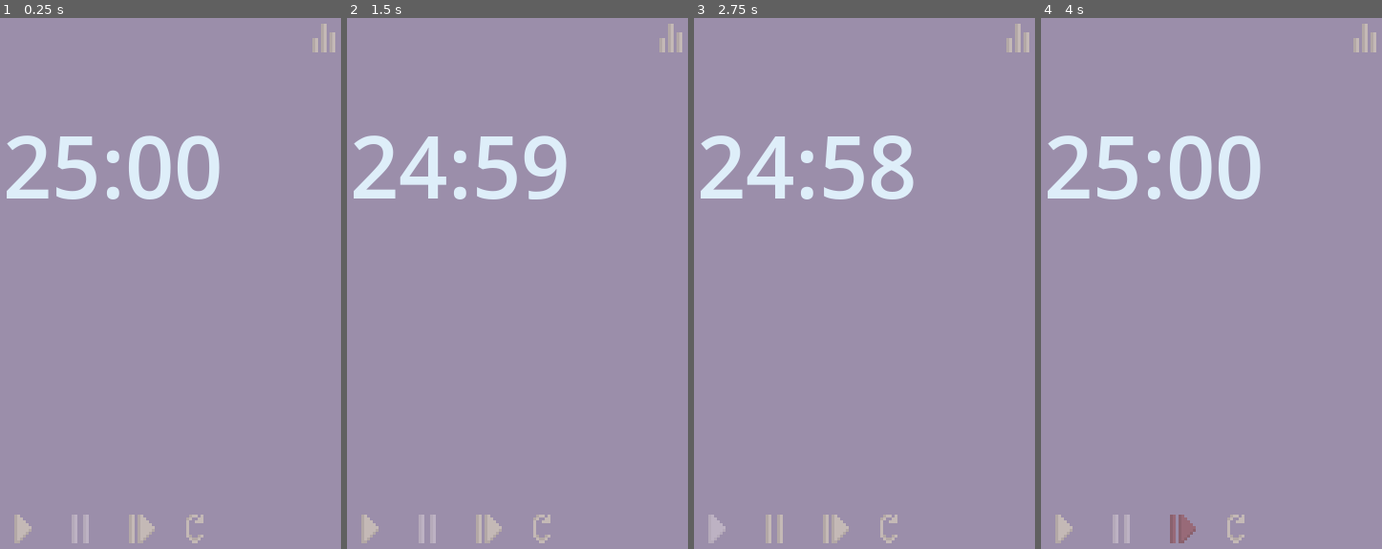
Above: before the commit, frames 1-4 (left to right).
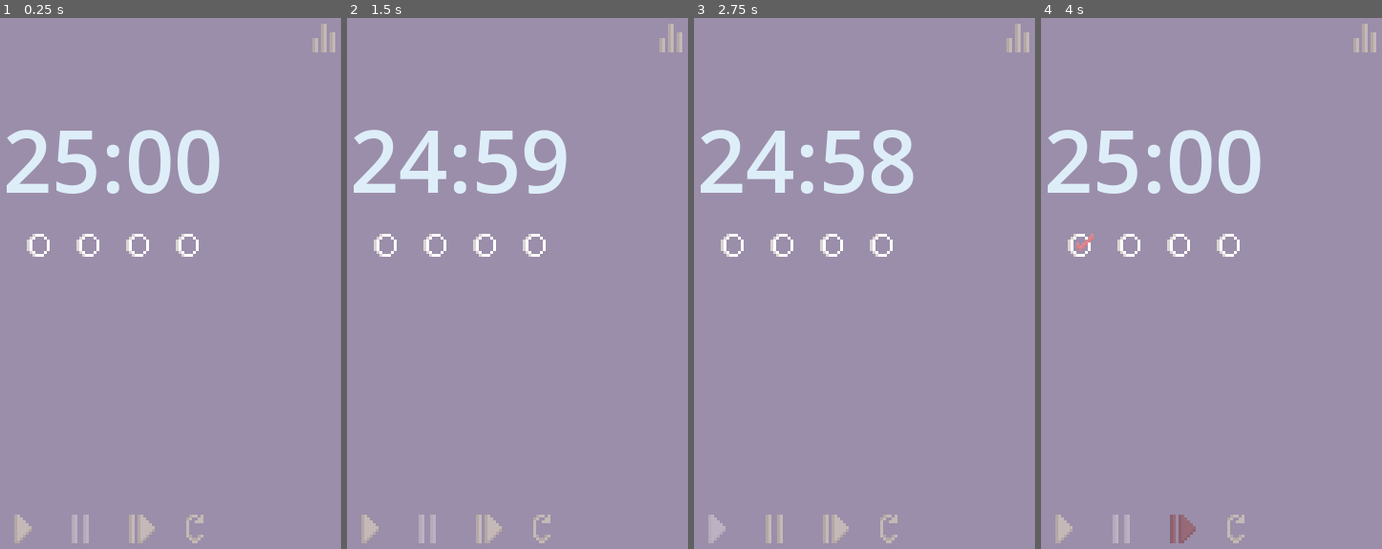
Above: after the commit, the same moments.

Repository: Owlreaper3327/Gatodoro
Game: Godot game, scene res://Escenas/pantalla_principal.tscn
The game is run twice, just before and just after one commit, with the same random seed, the same clock (stepped at 60 frames per second) and the same inputs. The project has no main scene, so this scene is started directly.
Inputs (mouse positions are in pixels of both pictures, inside the frame that each line leads up to):
- Up to frame 1 (0.25 s): no input
- Up to frame 2 (1.5 s): click (370, 527) at 0.5 s; click (428, 527) at 1.25 s
- Up to frame 3 (2.75 s): click (717, 527) at 2 s
- Up to frame 4 (4 s): click (1177, 527) at 2.75 s; click (1177, 527) at 3.5 s

The runs differ from the first frame. In frame 1, 2.8% of the frame differs, in the area x 1-65%, y 21-45%; in frame 2, 3.0%; in frame 3, 3.1%; in frame 4, 2.9%.

Commit message:
El pomodoro ya cumple los objetivos diarios al terminar cada sesión de concentración y los marca de forma visual. Se empezó a implementar la interfaz del mapa de calor

Diff:
--- /dev/null
+++ b/Escenas/mapa_calor.tscn
@@ -0,0 +1,9 @@
+[gd_scene format=3 uid="uid://rd8ueruk30ql"]
+
+[node name="MapaCalor" type="Control" unique_id=1049973690]
+layout_mode = 3
+anchors_preset = 15
+anchor_right = 1.0
+anchor_bottom = 1.0
+grow_horizontal = 2
+grow_vertical = 2
--- /dev/null
+++ b/Escenas/marcador_objetivo.tscn
@@ -0,0 +1,10 @@
+[gd_scene format=3 uid="uid://n7h4isjw1ydk"]
+
+[ext_resource type="Texture2D" uid="uid://ryu811ctnsts" path="res://Recursos/Gráficos/16x16 Objetivo diario1.png" id="1_h7t5l"]
+[ext_resource type="Script" uid="uid://dyfq3p1c1ok43" path="res://Recursos/Scripts/marcador_objetivo.gd" id="2_ujeky"]
+
+[node name="marcador_objetivo" type="TextureRect" unique_id=764939988]
+offset_right = 40.0
+offset_bottom = 40.0
+texture = ExtResource("1_h7t5l")
+script = ExtResource("2_ujeky")
--- a/Escenas/pantalla_principal.tscn
+++ b/Escenas/pantalla_principal.tscn
@@ -12,6 +12,8 @@
 [sub_resource type="LabelSettings" id="LabelSettings_fudbt"]
 font_size = 90
 font_color = Color(0.8686781, 0.9316542, 0.9771499, 1)
+
+[sub_resource type="AudioStream" id="AudioStream_085qs"]
 
 [node name="Gatodoro" type="Control" unique_id=1520810338]
 layout_mode = 3
@@ -137,6 +139,7 @@
 [node name="animador" type="AnimationPlayer" parent="." unique_id=873157525]
 
 [node name="sonido" type="AudioStreamPlayer2D" parent="." unique_id=1314365239]
+stream = SubResource("AudioStream_085qs")
 
 [connection signal="pressed" from="panel/layout_botones/boton_play" to="." method="_on_boton_play_pressed"]
 [connection signal="pressed" from="panel/layout_botones/boton_pausa" to="." method="_on_boton_pausa_pressed"]
--- /dev/null
+++ b/Recursos/Scripts/global_config.gd
@@ -0,0 +1,26 @@
+extends Node
+
+class_name Config
+
+@onready var sesiones_completadas: int = 0;
+@onready var objetivo_diario: int = cargar_objetivo_diario();
+@onready var fecha_actual_dict: Dictionary = Time.get_date_dict_from_system(false);
+
+# Called when the node enters the scene tree for the first time.
+func _ready() -> void:
+	pass # Replace with function body.
+
+#Llamado cada vez que termina una sesión en el Gatodoro (antes de iniciar el descanso)
+func completar_sesion() -> void:
+	#Insertar código para guardar estadísticas
+
+	sesiones_completadas += 1;
+
+#Llamado al inicio de la ejecución del script
+func cargar_objetivo_diario() -> int:
+	#Lógica para cargar el objetivo diario desde el archivo de configuraciones
+	return 4;
+
+# Called every frame. 'delta' is the elapsed time since the previous frame.
+func _process(delta: float) -> void:
+	pass
--- /dev/null
+++ b/Recursos/Scripts/marcador_objetivo.gd
@@ -0,0 +1,21 @@
+extends TextureRect
+
+class_name Objetivo
+
+@onready var cumplido: bool = false
+@onready var cumplido_text = preload("res://Recursos/Gráficos/16x16 Objetivo diario2.png")
+
+# Called when the node enters the scene tree for the first time.
+func _ready() -> void:
+	pass # Replace with function body.
+
+func marcar_cumplido() -> void:
+	if cumplido:
+		pass
+
+	cumplido = true;
+	texture = cumplido_text;
+
+# Called every frame. 'delta' is the elapsed time since the previous frame.
+func _process(delta: float) -> void:
+	pass
--- /dev/null
+++ b/Recursos/Scripts/mes_estadis.gd
@@ -0,0 +1,19 @@
+extends Node
+
+class_name Mes_Map
+
+var dias_sesiones: Array
+enum MES {Enero = 31, Febrero_normal = 28, Febrero_isiesto = 29, Marzo = 31,
+Abril = 30, Mayo = 31, Junio = 30, Julio = 31, Agosto = 31, Septiembre = 30,
+Octubre = 31, Noviembre = 30, Diciembre = 31}
+var dia_inicial
+var año
+
+# Called when the node enters the scene tree for the first time.
+func _ready() -> void:
+	pass # Replace with function body.
+
+
+# Called every frame. 'delta' is the elapsed time since the previous frame.
+func _process(delta: float) -> void:
+	pass
--- a/Recursos/Scripts/pantalla_principal.gd
+++ b/Recursos/Scripts/pantalla_principal.gd
@@ -19,6 +19,8 @@
 	minutos_sesion = 25;
 	marcador_tiempo.text = "{0}:00".format([minutos_sesion]);
 	$panel/layout_botones/boton_pausa.disabled = true;
+	iniciar_iconos_obj_diario();
+	actualizar_obj_diario();
 	pass # Replace with function body.
 
 func empezar() -> void:
@@ -46,6 +48,7 @@
 func empezar_descanso() -> void:
 	temporizador.start(float((minutos_sesion/5) * 60));
 	descanso = true;
+	actualizar_obj_diario();
 	#Falta el código para poner el cartelito de descanso
 	#Cambiar la animación del gato
 	#Deshabilitar otros botones
@@ -75,6 +78,30 @@
 	descanso = false;
 	segundoss_restantes = 0;
 
+func iniciar_iconos_obj_diario() -> void:
+	var contenedor: HBoxContainer = $panel/contenedor_gatodoro/numero_objetivos;
+
+	var cantidad: int = GlobalConfig.objetivo_diario;
+
+	for i in range(0, cantidad, 1):
+		var hijo: PackedScene = load("res://Escenas/marcador_objetivo.tscn");
+		contenedor.add_child(hijo.instantiate())
+
+func actualizar_obj_diario() -> void:
+	var contenedor: HBoxContainer = $panel/contenedor_gatodoro/numero_objetivos;
+
+	var objetivo: int = GlobalConfig.objetivo_diario;
+	var cantidad: int = GlobalConfig.sesiones_completadas if GlobalConfig.sesiones_completadas <= objetivo\
+	else objetivo;
+	var contador = 0;
+
+	for i: Objetivo in contenedor.get_children():
+
+		if contador != cantidad:
+			i.marcar_cumplido();
+			contador += 1;
+
+
 func _on_boton_play_pressed() -> void:
 	if !activo && segundoss_restantes == 0:
 		empezar();
@@ -86,7 +113,7 @@
 
 func _on_boton_pausa_pressed() -> void:
 	if activo or segundoss_restantes > 0:
-		pausar()
+		pausar();
 	pass # Replace with function body.
 
 
@@ -100,6 +127,7 @@
 	else:
 		#Falta el código para agregar estadísticas
 		#Cambiar la animación del gato, etc
+		GlobalConfig.completar_sesion();
 		reiniciar();
 	pass # Replace with function body.
 
@@ -111,7 +139,8 @@
 
 func _on_boton_skip_pressed() -> void:
 	if !descanso:
-		empezar_descanso()
+		GlobalConfig.completar_sesion();
+		empezar_descanso();
 	else:
-		reiniciar()
+		reiniciar();
 	pass # Replace with function body.
--- a/project.godot
+++ b/project.godot
@@ -16,6 +16,10 @@
 boot_splash/stretch_mode=0
 config/icon="res://icon.svg"
 
+[autoload]
+
+GlobalConfig="*uid://x5fww3vo6mst"
+
 [display]
 
 window/size/viewport_width=500
Binary file changed: Recursos/Gráficos/16x16 Objetivo diario1.png
Binary file changed: Recursos/Gráficos/16x16 Objetivo diario2.png
Not shown, added: Recursos/Scripts/global_config.gd.uid
Not shown, added: Recursos/Scripts/marcador_objetivo.gd.uid
Not shown, added: Recursos/Scripts/mes_estadis.gd.uid
